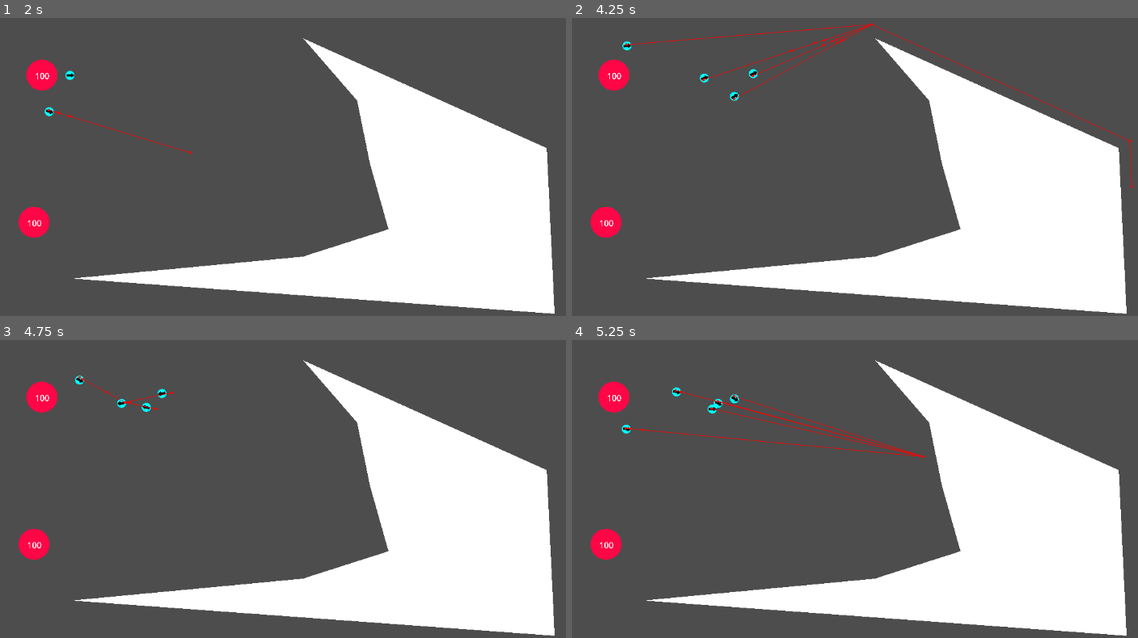
Above: before the commit, frames 1-4 (two rows, left to right).
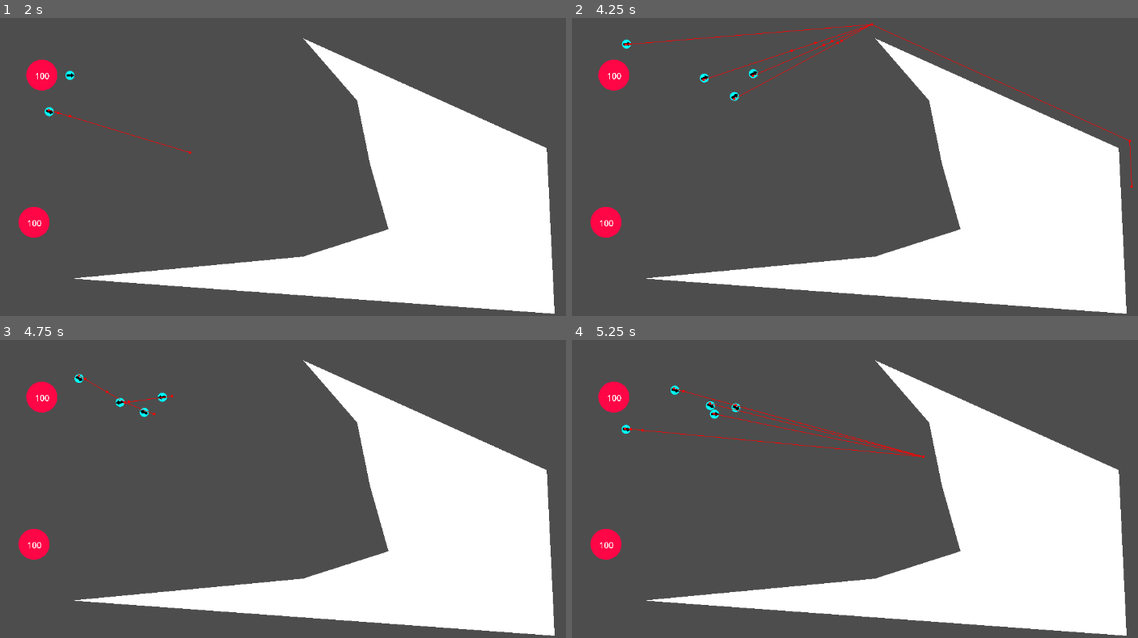
Above: after the commit, the same moments.

Repository: immortalbean/cluster
Game: Godot game, scene res://Scenes/game.tscn
Two runs of this game, one before a commit and one after it. Both use one fixed random seed, a clock stepped at 60 frames per second and the inputs below.
Inputs (mouse positions are in pixels of both pictures, inside the frame that each line leads up to):
- Up to frame 1 (2 s): tap Enter at 0.5 s; move the mouse to (458, 116) at 0.52 s; press the mouse at (458, 116) at 0.53 s; move the mouse to (192, 152) at 1.27 s; release the mouse at (192, 152) at 1.28 s; click (192, 152) at 1.35 s
- Up to frame 2 (4.25 s): tap Space at 2 s; move the mouse to (956, 53) at 2.02 s; press the mouse at (956, 53) at 2.03 s; move the mouse to (860, 205) at 2.77 s; release the mouse at (860, 205) at 2.78 s; click (860, 205) at 2.85 s; move the mouse to (1087, 187) at 3.52 s; press the mouse at (1087, 187) at 3.53 s
- Up to frame 3 (4.75 s): move the mouse to (124, 402) at 4.27 s; release the mouse at (124, 402) at 4.28 s; click (124, 402) at 4.35 s
- Up to frame 4 (5.25 s): move the mouse to (922, 456) at 5.02 s; press the mouse at (922, 456) at 5.03 s

Frame 1 is identical in both runs. In frame 2, 0.1% of the frame differs, in the area x 8-49%, y 2-11%; in frame 3, 0.3%; in frame 4, 1.0%, in the area x 8-62%, y 15-40%.

Commit message:
Update game.tscn

Diff:
--- a/Scenes/game.tscn
+++ b/Scenes/game.tscn
@@ -4,8 +4,8 @@
 [ext_resource type="Script" uid="uid://2n51ua8scmqk" path="res://Scripts/world/polygon.gd" id="2_n0xmd"]
 
 [sub_resource type="NavigationPolygon" id="NavigationPolygon_mdv7l"]
-vertices = PackedVector2Array(-414.289, 91, 104.547, -9.28125, 132.5, 89.8438, -0.046875, 132.289, -428.188, 172.82, -422.43, 121.352, -444.648, 143.57, 589.656, -429.656, 539.281, 364.07, 474.219, 275.617, 458.578, -55.1563, -408.43, -141.648, -400.289, -172, -20.6406, -237.07, 82.4375, -117.883, -422.43, 60.6484, -563.023, 310.93, -427.797, 209.602, -564, -325.688, -578.406, -411.359, -1.42188, -262.844, -430.648, -224.57, -461, -232.711, -430.648, -119.43, -444.648, 38.4297, -461, -111.289, -475, 30.2891, -408.43, -202.352, -491.352, -119.43, -505.352, 38.4297, -475, 151.711, -505.352, 143.57, -527.57, 121.352, -491.352, -224.57, -513.57, -202.352, -513.57, -141.648, -527.57, 60.6484, -521.711, -172, -535.711, 91)
-polygons = Array[PackedInt32Array]([PackedInt32Array(0, 1, 2, 3, 4, 5), PackedInt32Array(6, 5, 4), PackedInt32Array(7, 8, 9, 10), PackedInt32Array(11, 12, 13, 14, 1, 0, 15), PackedInt32Array(9, 8, 16, 17), PackedInt32Array(18, 19, 7, 20), PackedInt32Array(7, 10, 20), PackedInt32Array(18, 20, 13, 21, 22), PackedInt32Array(23, 11, 15, 24), PackedInt32Array(25, 23, 24, 26), PackedInt32Array(13, 12, 27), PackedInt32Array(28, 25, 26, 29), PackedInt32Array(30, 6, 4, 17, 16), PackedInt32Array(31, 30, 16), PackedInt32Array(32, 31, 16), PackedInt32Array(13, 27, 21), PackedInt32Array(18, 22, 33), PackedInt32Array(18, 33, 34), PackedInt32Array(35, 28, 29, 36), PackedInt32Array(18, 34, 37), PackedInt32Array(16, 18, 37, 35, 38), PackedInt32Array(38, 32, 16), PackedInt32Array(38, 35, 36)])
+vertices = PackedVector2Array(-427.797, 209.602, 69.0391, 245.961, -557.43, 260.523, -414.289, 91, 104.547, -9.28125, 132.5, 89.8438, -0.046875, 132.289, -428.188, 172.82, -422.43, 121.352, -444.648, 143.57, -408.43, -141.648, -400.289, -172, -20.6406, -237.07, 82.4375, -117.883, -422.43, 60.6484, -430.648, -119.43, -444.648, 38.4297, -461, -111.289, -475, 30.2891, 605.063, -388.047, 606.938, 233.461, 472.367, 236.594, 458.578, -55.1563, -1.42188, -262.844, -539.539, -390.953, -408.43, -202.352, -430.648, -224.57, -461, -232.711, -491.352, -224.57, -491.352, -119.43, -505.352, 38.4297, -475, 151.711, -505.352, 143.57, -527.57, 121.352, -513.57, -202.352, -513.57, -141.648, -527.57, 60.6484, -535.711, 91, -521.711, -172)
+polygons = Array[PackedInt32Array]([PackedInt32Array(0, 1, 2), PackedInt32Array(3, 4, 5, 6, 7, 8), PackedInt32Array(9, 8, 7), PackedInt32Array(10, 11, 12, 13, 4, 3, 14), PackedInt32Array(15, 10, 14, 16), PackedInt32Array(17, 15, 16, 18), PackedInt32Array(19, 20, 21, 22), PackedInt32Array(19, 22, 23), PackedInt32Array(24, 19, 23), PackedInt32Array(24, 23, 12, 25, 26), PackedInt32Array(12, 11, 25), PackedInt32Array(24, 26, 27), PackedInt32Array(24, 27, 28), PackedInt32Array(29, 17, 18, 30), PackedInt32Array(2, 31, 9, 7, 0), PackedInt32Array(32, 31, 2), PackedInt32Array(33, 32, 2), PackedInt32Array(24, 28, 34), PackedInt32Array(35, 29, 30, 36), PackedInt32Array(37, 33, 2), PackedInt32Array(37, 2, 24), PackedInt32Array(36, 37, 24, 38), PackedInt32Array(24, 34, 38), PackedInt32Array(36, 38, 35)])
 outlines = Array[PackedVector2Array]([PackedVector2Array(-578, 281, 627, 253, 625, -408, -559, -411)])
 agent_radius = 20.0
 
